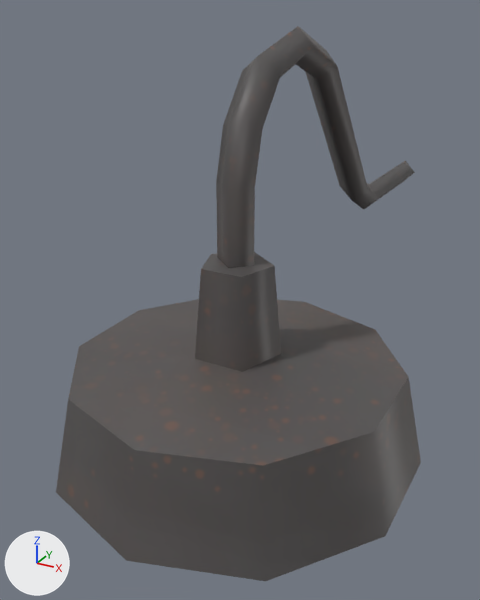
The glTF model Blends/prop-exterior-light.glb: old version first, new version second.
Before and after are seen from a 50 mm camera at (0.487, -1.834, 0.416) aimed at (-0.108, -0.751, -0.126). Every picture has the same lights, and +X, +Y and +Z are marked at lower left. Vertices at the same position are counted once.

Objects in the first picture: 'prop-exterior-light'.
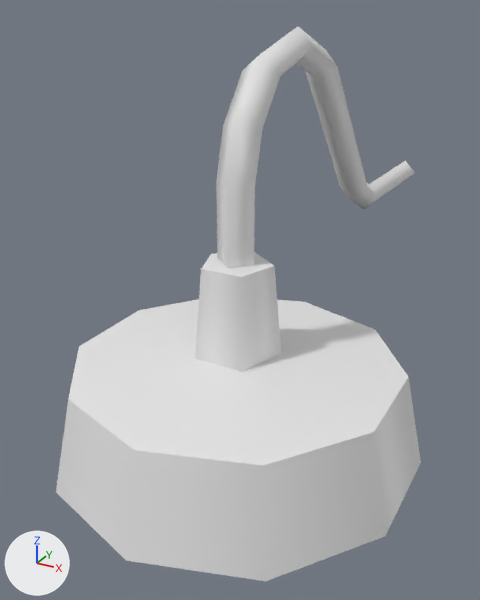
The change, as a list of edits to the scene's bpy script:
```text
Change me_prop_exterior_light:
    where me_prop_exterior_light.from_pydata(...)  # 137 vertices, 201 faces; spans x -0.307..0.307, y -1.283..0.0, z -0.442..0.389
    used by ob_prop_exterior_light; location = (0.0, 0.0, 0.0)
    remove me_prop_exterior_light.materials.append(mat_fx_light_bulb)  # white #e7e7e7
    me_prop_exterior_light part 1: all 186 faces that had it switch from mat_metal_rusted (picture img_metal_rusted) to no material
```

Boxes (x1, y1, x2, y2) around the edits, measured in the pictures (480 x 600 px):
part 1 of me_prop_exterior_light, recoloured (grey to white)
    both: (56, 26, 421, 581)
